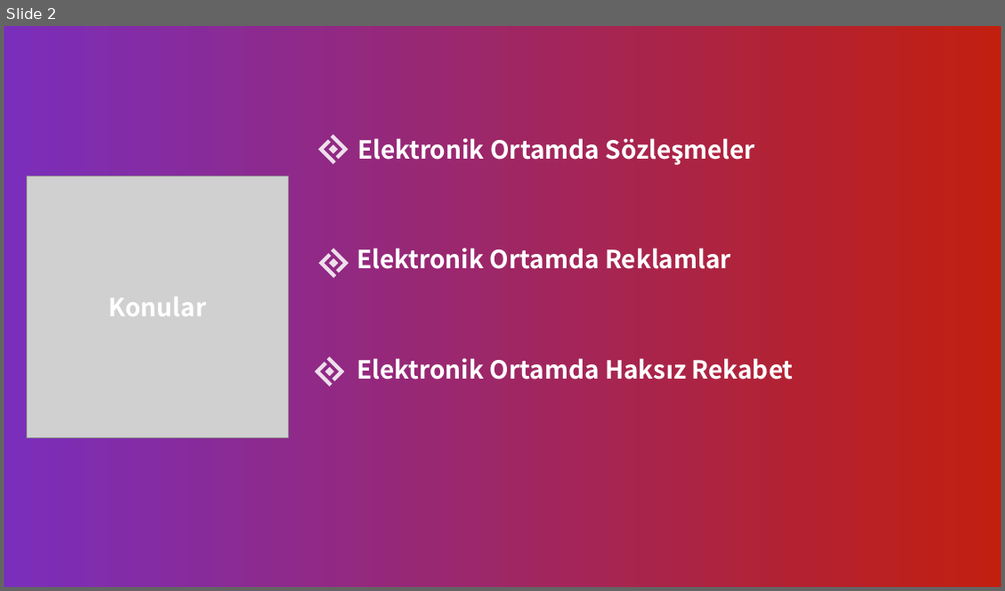
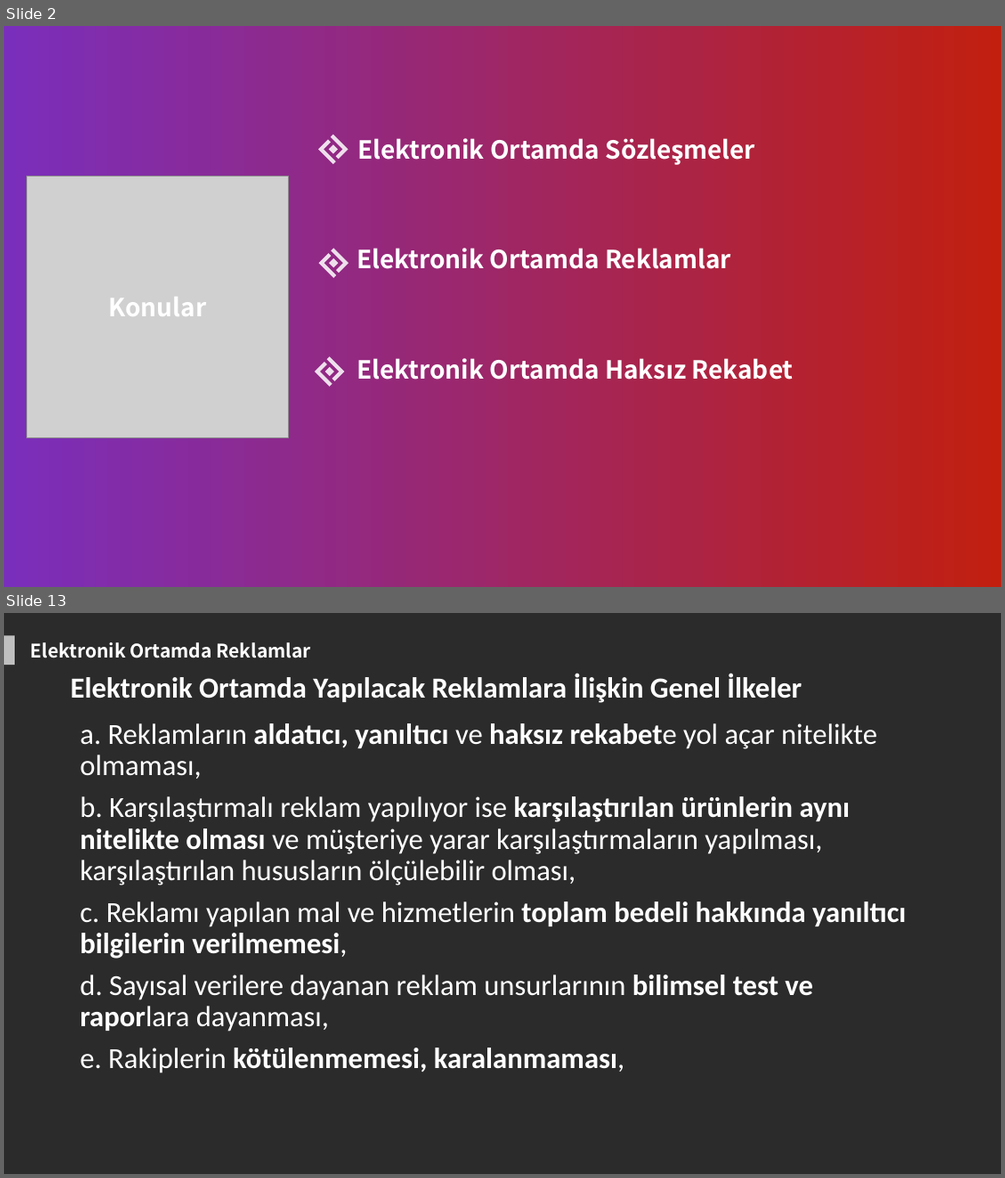
Before and after one commit to zafer-sn/MOS108-Bilisim-Hukuku, a slide deck: Hafta6/Hafta6.pptx. Shown one above the other, each under a label of ours: slide 2 before the commit, slides 2 and 13 after it; the slides between them are not shown. The pictures are 1005x591 and 1005x1178 pixels, drawn with LibreOffice and Linux fonts; fonts in the diff are those of the drawing; grey boxes stand for pictures; background and template pictures are left out; a plain dark background stands for a picture behind light text. Boxes give left, top, right and bottom in pixels: in the first picture for what was removed or moved away, otherwise in the second. Text is boxed around its words. In the diff, an @@ line names an element or a change of style, - is before the commit and + after.

```diff
--- a/Hafta6/Hafta6.pptx
+++ b/Hafta6/Hafta6.pptx
@@ slide 13 added at (4, 613, 1001, 1174), background picture (left out) @@
@@ rectangle added at (4, 635, 15, 665), fill #FFFFFF at 70% opacity @@
@@ text added at (31, 642, 311, 658), 18 pt, text #FFFFFF, bold @@
+Elektronik Ortamda Reklamlar
@@ text added at (71, 674, 801, 703), 28 pt, text #FFFFFF, bold @@
+Elektronik Ortamda Yapılacak Reklamlara İlişkin Genel İlkeler
@@ text added at (80, 723, 906, 1073), 28 pt, text #FFFFFF @@
+a. Reklamların aldatıcı, yanıltıcı ve haksız rekabete yol açar nitelikte olmaması,
+b. Karşılaştırmalı reklam yapılıyor ise karşılaştırılan ürünlerin aynı nitelikte olması ve müşteriye yarar karşılaştırmaların yapılması, karşılaştırılan hususların ölçülebilir olması,
+c. Reklamı yapılan mal ve hizmetlerin toplam bedeli hakkında yanıltıcı bilgilerin verilmemesi,
+d. Sayısal verilere dayanan reklam unsurlarının bilimsel test ve raporlara dayanması,
+e. Rakiplerin kötülenmemesi, karalanmaması,
```
Also in this commit, not shown: 3 slides changed, 21 other slides added, 29 slides removed, 1 other file.
